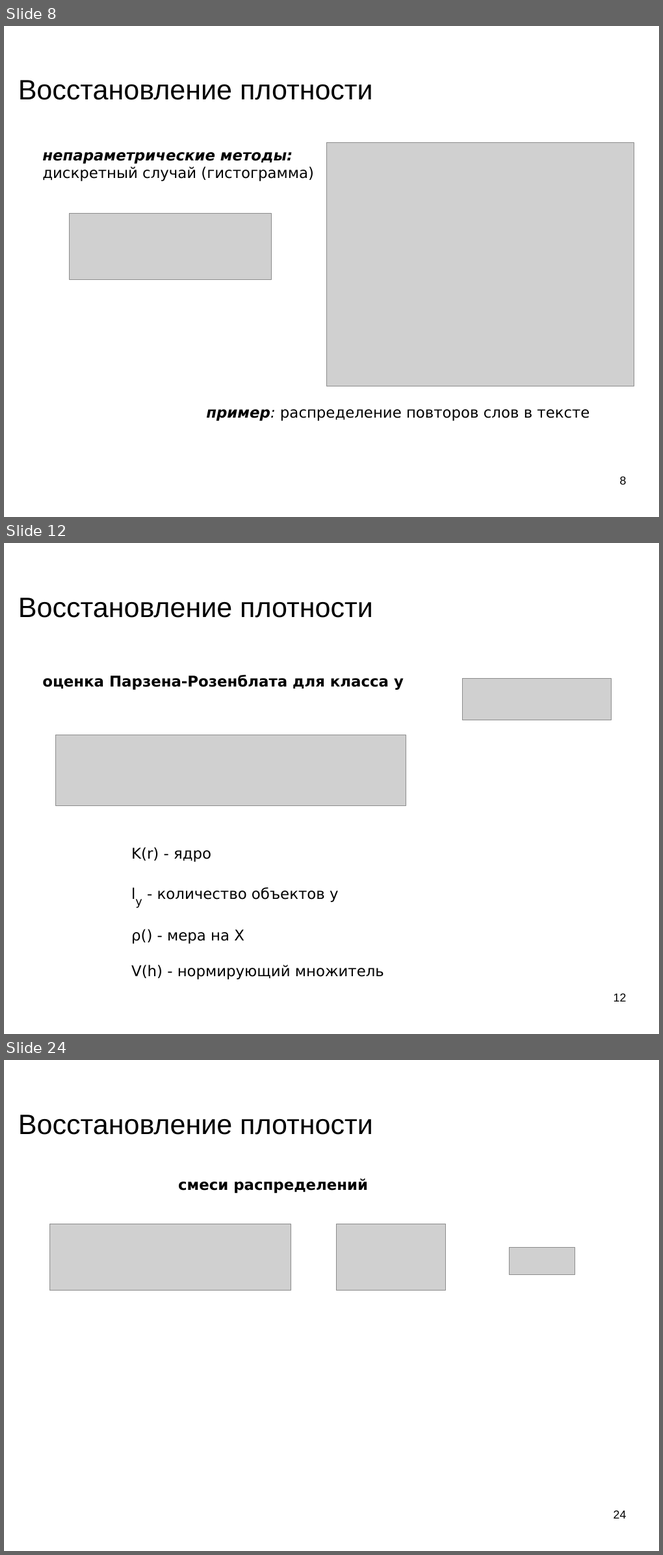
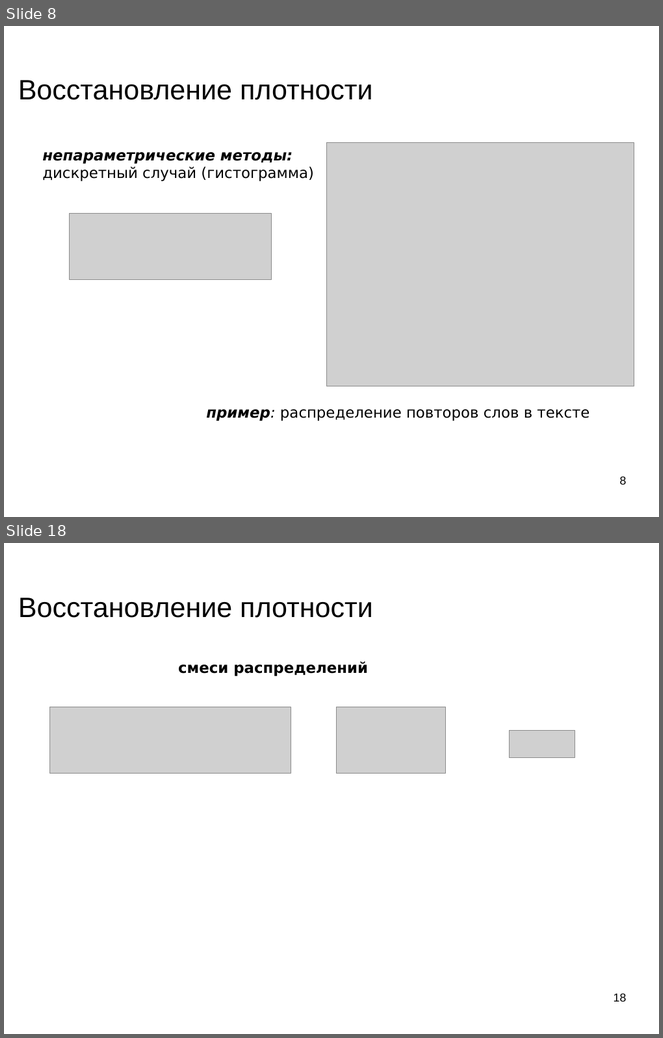
Before and after one commit to mechanoid5/ml_lectorium_legacy, a slide deck: 05-em.odp. Shown one above the other, each under a label of ours: slides 8, 12 and 24 before the commit, slides 8 and 18 after it; the slides between them are not shown. The pictures are 663x1555 and 663x1038 pixels, drawn with LibreOffice and Linux fonts; fonts in the diff are those of the drawing; grey boxes stand for pictures; background and template pictures are left out. Boxes give left, top, right and bottom in pixels: in the first picture for what was removed or moved away, otherwise in the second. Text is boxed around its words. In the diff, an @@ line names an element or a change of style, - is before the commit and + after.

```diff
--- a/05-em.odp
+++ b/05-em.odp
@@ slide 12 removed at bbox=[4, 543, 659, 1034], background picture (left out) @@
@@ title removed at bbox=[18, 598, 373, 618] @@
-Восстановление плотности
@@ text removed at bbox=[42, 675, 404, 690] @@
-оценка Парзена-Розенблата для класса y
@@ picture removed at bbox=[463, 679, 612, 720] @@
@@ picture removed at bbox=[56, 735, 406, 806] @@
@@ text removed at bbox=[131, 847, 384, 980] @@
-K(r) - ядро
-ly - количество объектов y
-ρ() - мера на X
-V(h) - нормирующий множитель
@@ page number removed at bbox=[614, 993, 627, 1002] @@
-12
@@ what was slide 24 is now slide 18 @@
@@ page number at bbox=[614, 993, 627, 1002]: text changed @@
-24
+18
```
Also in this commit, not shown: 8 slides changed, 1 slide added, 6 other slides removed, 2 other files.
